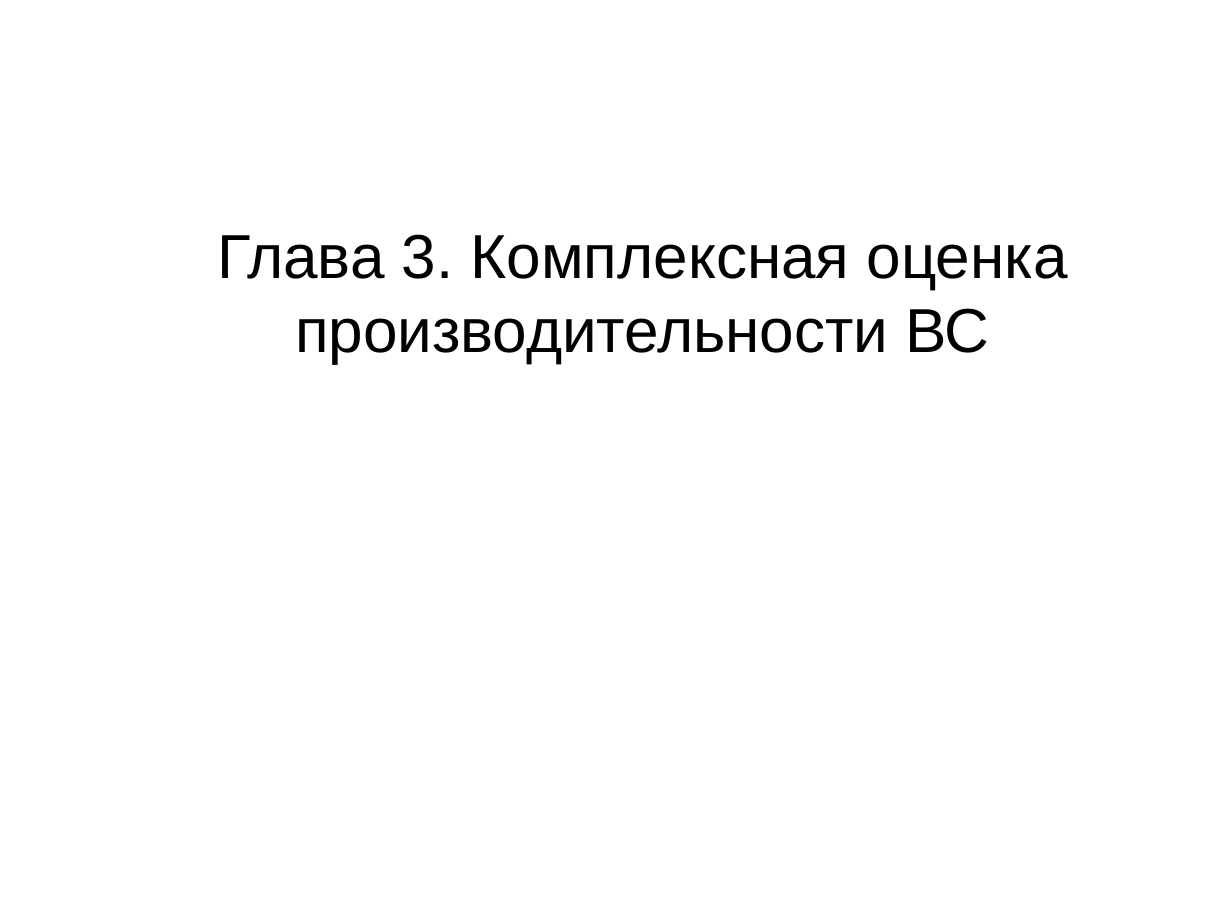
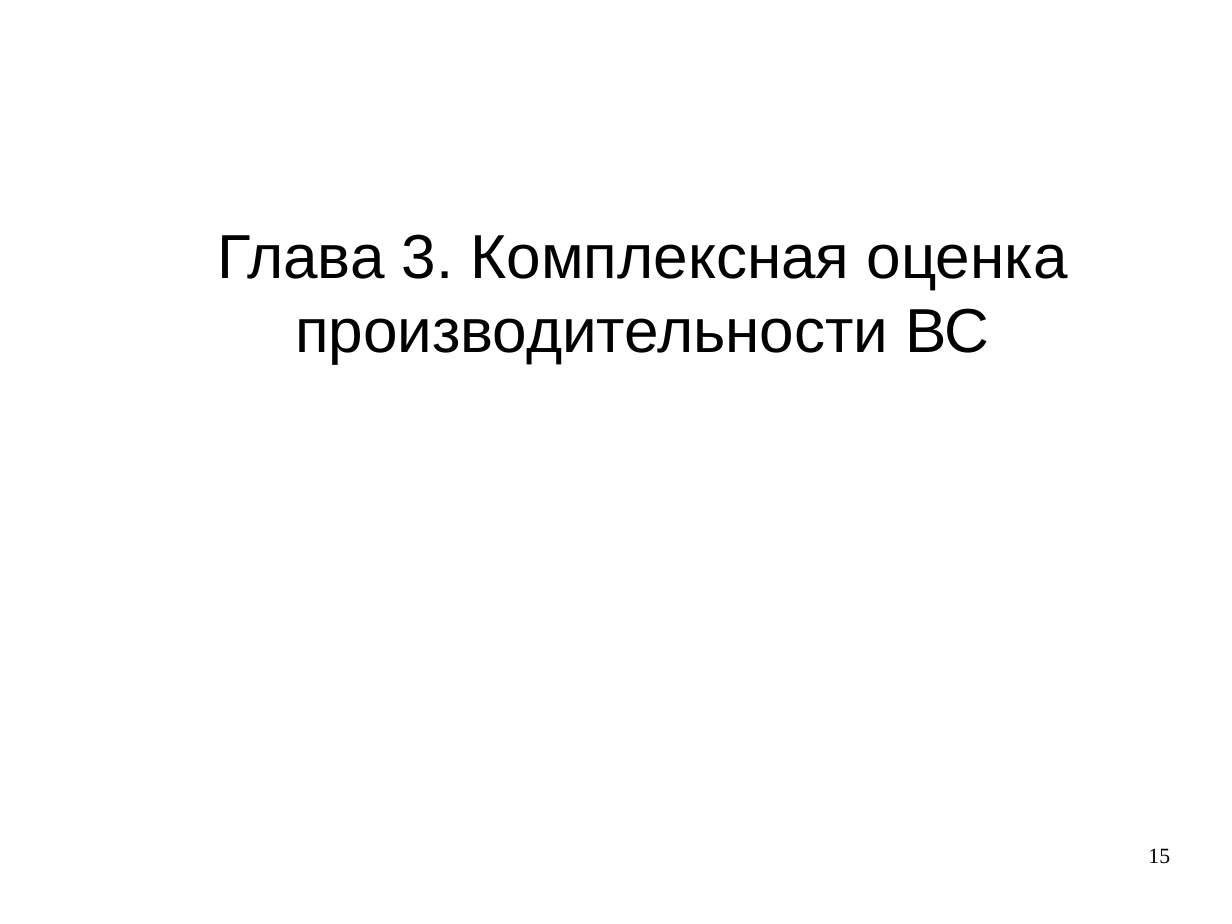
Before and after one commit to snytav/Russian-Phd-LaTeX-Dissertation-Template, a slide deck: slide 15 of Presentation/presentation_SnytnikovAV.odp (slide 12 before the commit). Drawn at 1232x924 pixels with LibreOffice and Linux fonts; fonts in the diff are those of the drawing. Boxes give left, top, right and bottom in pixels: in the first picture for what was removed or moved away, otherwise in the second. Text is boxed around its words. In the diff, an @@ line names an element or a change of style, - is before the commit and + after.

```diff
--- a/Presentation/presentation_SnytnikovAV.odp
+++ b/Presentation/presentation_SnytnikovAV.odp
@@ page number added at (x1=1148, y1=848, x2=1170, y2=864), 14 pt, text #000000 @@
+15
```
Also in this commit, not shown: 27 other slides changed, 6 slides added, 24 slides removed, 4 other files.
